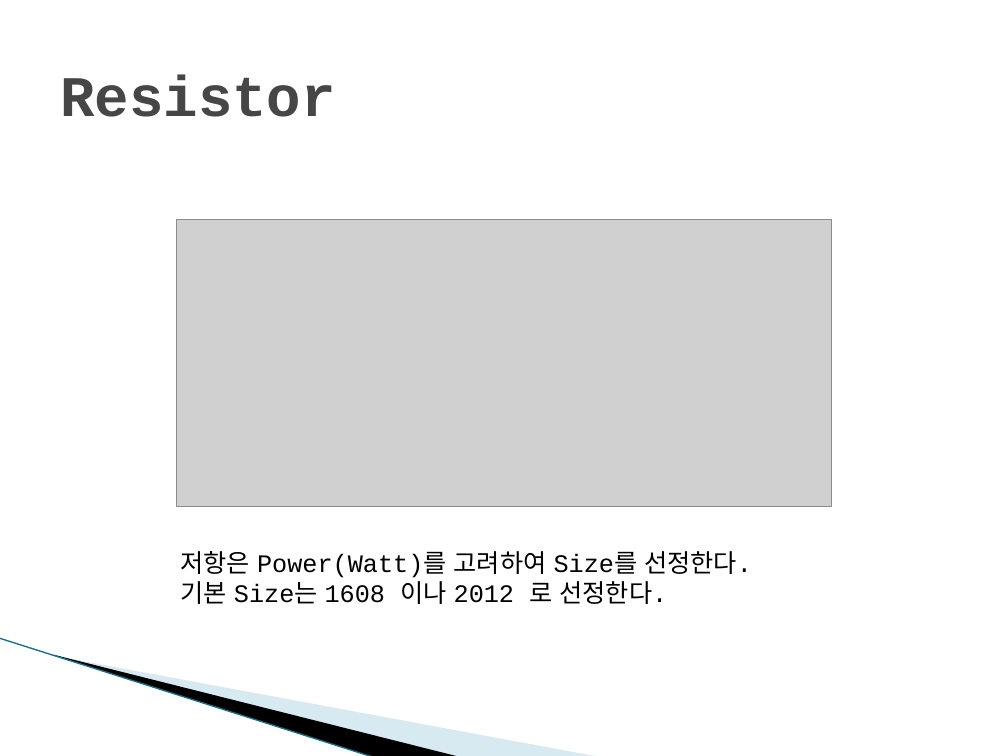
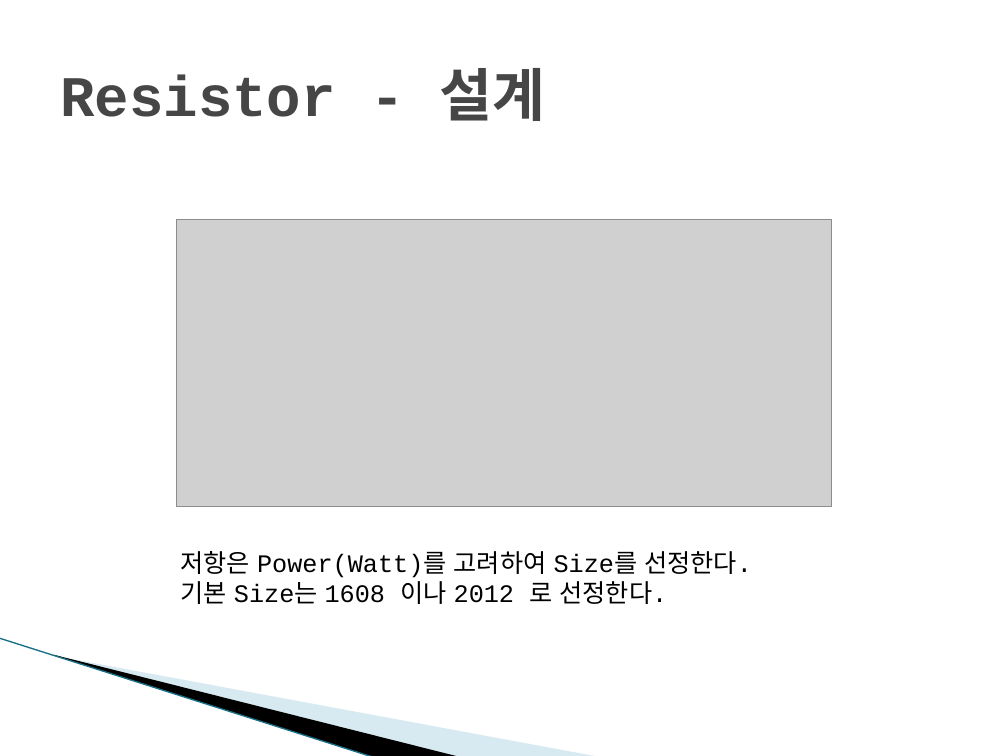
Before and after one commit to zerosaeng2/doc, a slide deck: slide 3 of EET. Presentation & Summary/회로설계.pptx. Drawn at 1008x756 pixels with LibreOffice and Linux fonts; fonts in the diff are those of the drawing; grey boxes stand for pictures; background and template pictures are left out. Boxes give left, top, right and bottom in pixels: in the first picture for what was removed or moved away, otherwise in the second. Text is boxed around its words. In the diff, an @@ line names an element or a change of style, - is before the commit and + after.

Commit message:
회로설계 부분 추가

```diff
--- a/EET. Presentation & Summary/회로설계.pptx
+++ b/EET. Presentation & Summary/회로설계.pptx
@@ title at [60,68,546,121]: text changed @@
-Resistor
+Resistor - 설계
```
Also in this commit, not shown: 2 other slides changed, 1 slide added.
